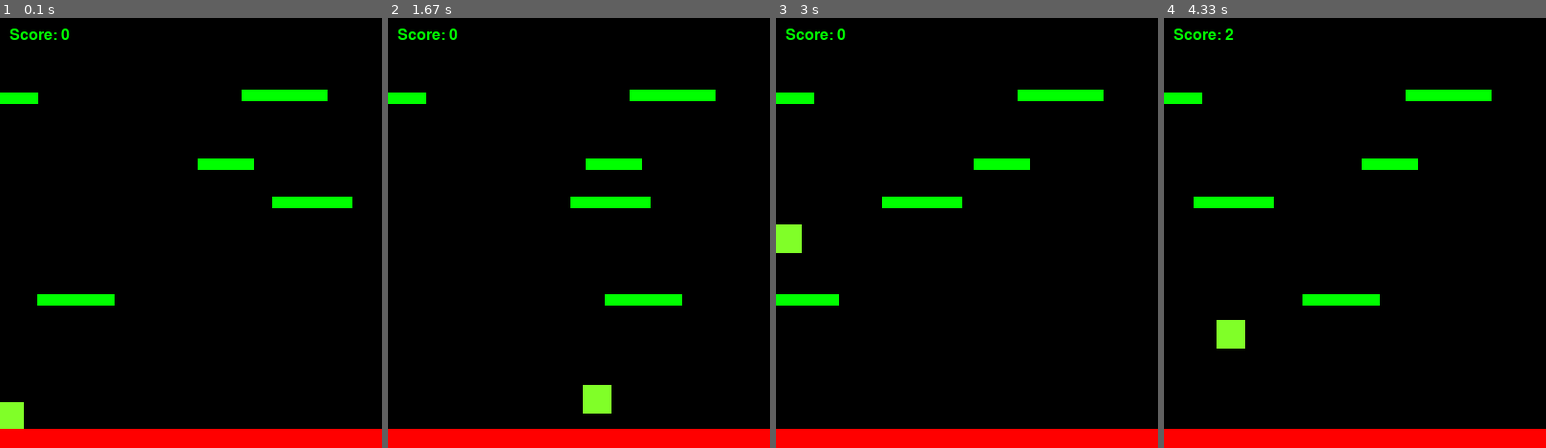
Above: before the commit, frames 1-4 (left to right).
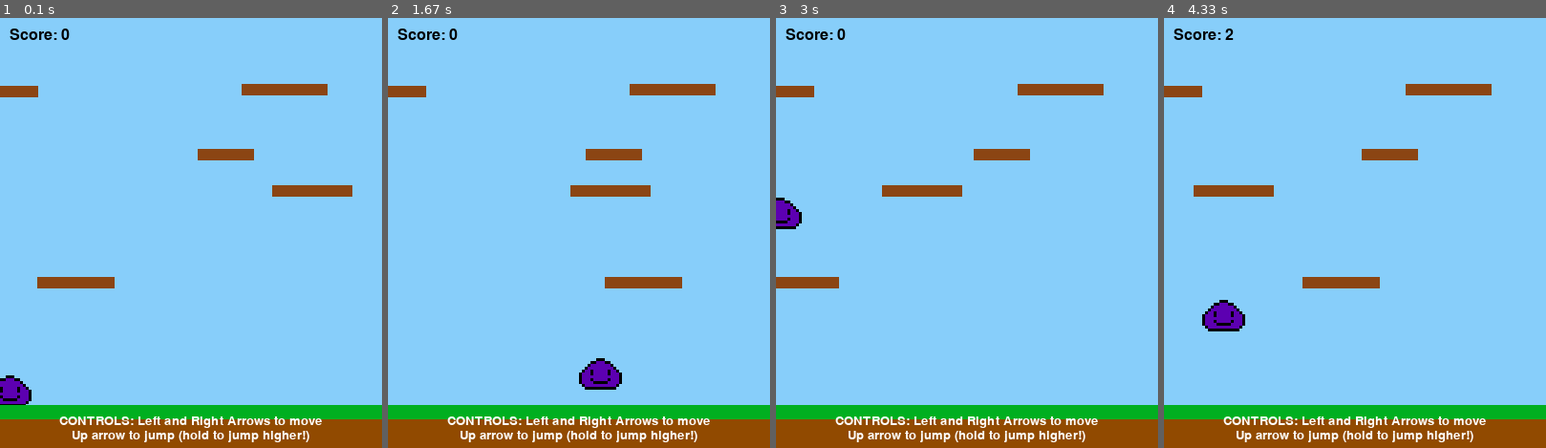
Above: after the commit, the same moments.

Repository: faircm/pygame_platformer
Game: pygame game, started from Game.py
The game is run twice, just before and just after one commit, with the same random seed, the same clock (stepped at 60 frames per second) and the same inputs.
Inputs:
- Up to frame 1 (0.1 s): no input
- Up to frame 2 (1.67 s): hold Right 0.33-0.8 s; hold Up 0.83-1.13 s; hold Right 1.17-1.63 s
- Up to frame 3 (3 s): hold Left 1.67-2.2 s; hold Left 2.23-2.63 s; hold Up from 2.67 s (still down)
- Up to frame 4 (4.33 s): release Up at 3.03 s; hold Right 3.07-3.7 s; hold Left 3.73-4.2 s; hold Right from 4.23 s (still down)

The runs differ from the first frame. In frame 1, 100% of the frame differs, in the area x 0-100%, y 0-100%; in frame 2, 100%; in frame 3, 100%; in frame 4, 100%.

Commit message:
Add instructions, implement high-res graphics

Diff:
--- a/Game.py
+++ b/Game.py
@@ -19,7 +19,8 @@
 FPS = 60
 
 lg_text = pygame.font.Font(None, 72)
-sm_text = pygame.font.Font(None, 24)
+md_text = pygame.font.Font(None, 24)
+sm_text = pygame.font.Font(None, 20)
 
 frames_per_sec = pygame.time.Clock()
 
@@ -35,12 +36,16 @@
     global player_1
     global bottom
     # Create player sprite and bottom platform
+    player_sprite = pygame.image.load("./assets/player_sprite.gif")
     player_1 = Player.Player()
+    player_1.surf = player_sprite
+    player_1.rect = player_1.surf.get_rect(center=(WIDTH / 2, HEIGHT - 30))
 
     bottom = Platform.Platform()
-    bottom.surf = pygame.Surface((WIDTH, 20))
-    bottom.surf.fill((255, 0, 0))
-    bottom.rect = bottom.surf.get_rect(center=(WIDTH / 2, HEIGHT - 10))
+    bottom.surf = pygame.Surface((WIDTH, 40))
+    bottom_sprite = pygame.image.load("./assets/bottom_sprite.gif")
+    bottom.surf = bottom_sprite
+    bottom.rect = bottom.surf.get_rect(center=(WIDTH / 2, HEIGHT - 20))
     bottom.moving = False
 
     all_sprites.add(player_1)
@@ -109,8 +114,8 @@
                 generate_assets()
                 generate_platforms()
     if not game_over:
-        display_surface.fill((0, 0, 0))
-        score_text = sm_text.render("Score: " + str(player_1.score), True, (0, 255, 0))
+        display_surface.fill((135, 206, 250))
+        score_text = md_text.render("Score: " + str(player_1.score), True, (0, 0, 0))
         display_surface.blit(score_text, (10, 10))
         for platform in platforms:
             platform.move()
@@ -126,6 +131,31 @@
         for sprite in all_sprites:
             display_surface.blit(sprite.surf, sprite.rect)
 
+        instruction_text = sm_text.render(
+            "CONTROLS: Left and Right Arrows to move",
+            True,
+            (255, 255, 255),
+        )
+        instruction_text_2 = sm_text.render(
+            "Up arrow to jump (hold to jump higher!)",
+            True,
+            (255, 255, 255),
+        )
+        display_surface.blit(
+            instruction_text,
+            (
+                WIDTH / 2 - instruction_text.get_width() / 2,
+                HEIGHT - 35,
+            ),
+        )
+        display_surface.blit(
+            instruction_text_2,
+            (
+                WIDTH / 2 - instruction_text_2.get_width() / 2,
+                HEIGHT - 20,
+            ),
+        )
+
         if player_1.rect.top > HEIGHT:
             game_over = True
         player_1.move()
@@ -138,7 +168,7 @@
             entity.kill()
             display_surface.fill((0, 0, 0))
             game_over_text = lg_text.render("Game Over", True, (255, 255, 255))
-            retry_text = sm_text.render(
+            retry_text = md_text.render(
                 "Press 'Enter' to try again, or 'Esc' to quit",
                 True,
                 (255, 255, 255),
--- a/Platform.py
+++ b/Platform.py
@@ -16,7 +16,7 @@
     def __init__(self):
         super().__init__()
         self.surf = pygame.Surface((random.randint(50, 100), 12))
-        self.surf.fill((0, 255, 0))
+        self.surf.fill((139, 69, 19))
         self.rect = self.surf.get_rect(
             center=(random.randint(0, WIDTH - 10), random.randint(0, HEIGHT - 30))
         )
Binary file added: assets/bottom_sprite.gif
Binary file added: assets/player_sprite.gif
